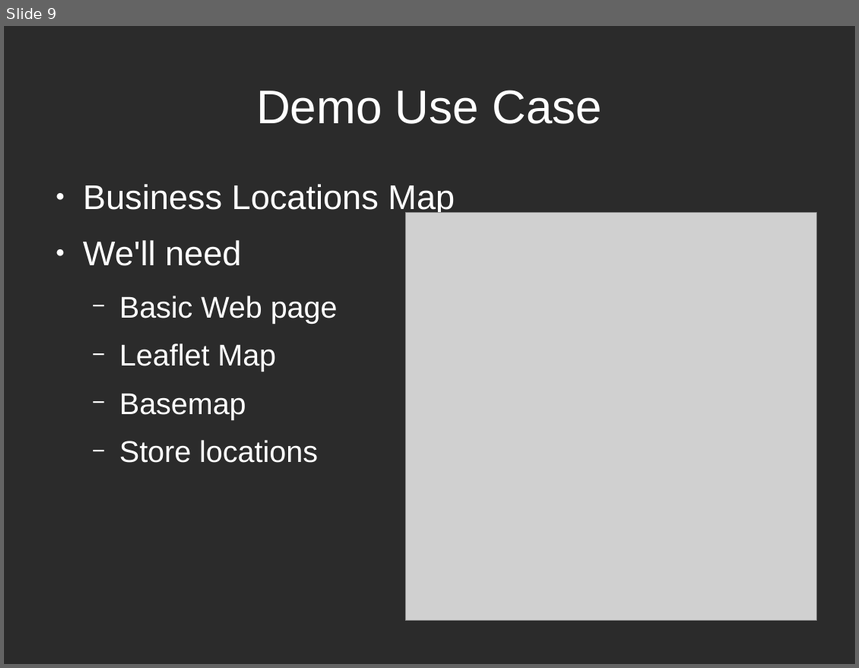
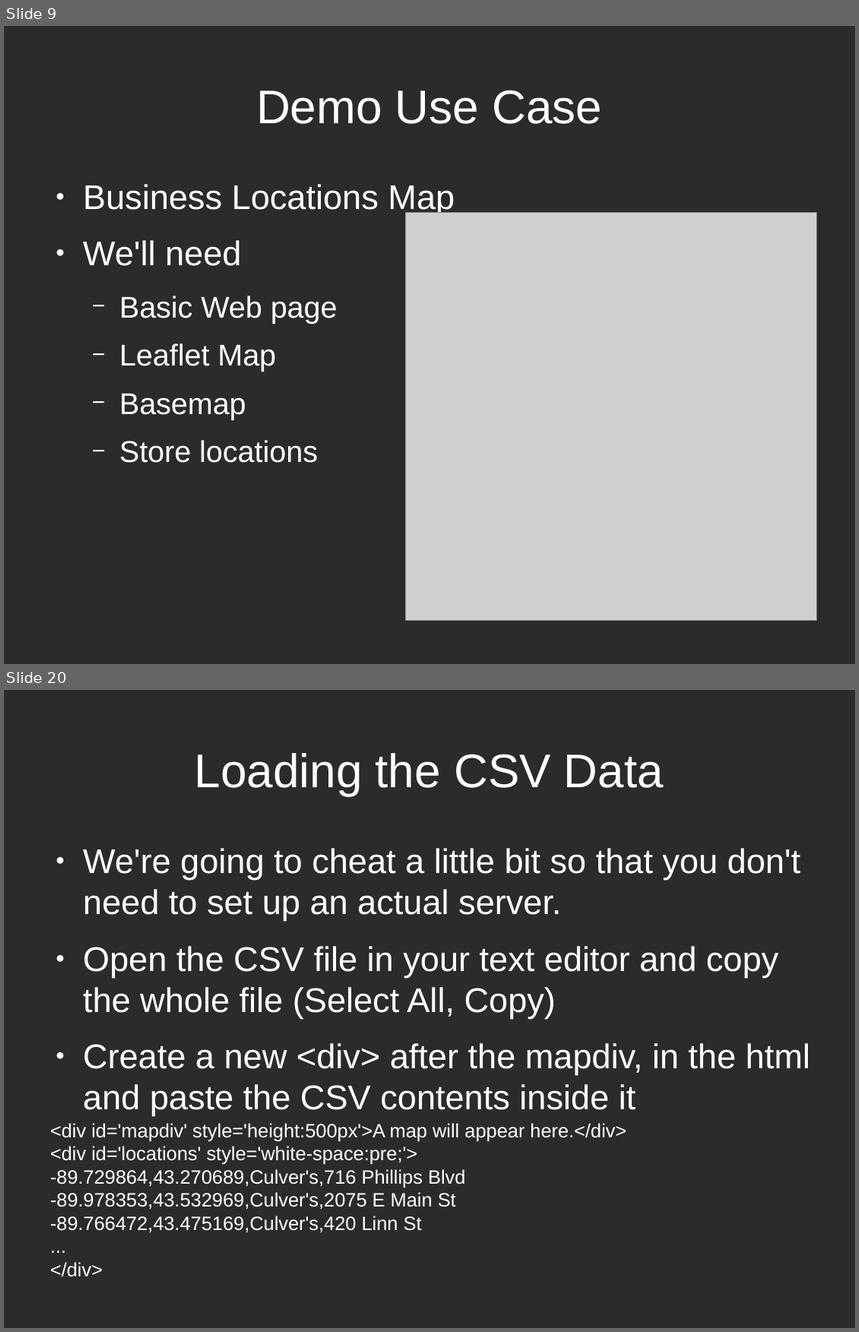
Before and after one commit to stuporglue/leaflet-crash-course, a slide deck: Presentation.odp. Shown one above the other, each under a label of ours: slide 9 before the commit, slides 9 and 20 after it; the slides between them are not shown. The pictures are 859x668 and 859x1332 pixels, drawn with LibreOffice and Linux fonts; fonts in the diff are those of the drawing; grey boxes stand for pictures; background and template pictures are left out; a plain dark background stands for a picture behind light text. Boxes give left, top, right and bottom in pixels: in the first picture for what was removed or moved away, otherwise in the second. Text is boxed around its words. In the diff, an @@ line names an element or a change of style, - is before the commit and + after.

```diff
--- a/Presentation.odp
+++ b/Presentation.odp
@@ slide 20 added at (4,690,855,1328), background picture (left out) @@
@@ title added at (195,753,664,796), 44 pt, text #FFFFFF @@
+Loading the CSV Data
@@ text added at (83,848,810,1116), 32 pt, text #FFFFFF @@
+● We're going to cheat a little bit so that you don't need to set up an actual server.
+● Open the CSV file in your text editor and copy the whole file (Select All, Copy)
+● Create a new <div> after the mapdiv, in the html and paste the CSV contents inside it
@@ text added at (50,1123,626,1277), 18 pt, text #FFFFFF @@
+<div id='mapdiv' style='height:500px'>A map will appear here.</div>
+<div id='locations' style='white-space:pre;'>
+-89.729864,43.270689,Culver's,716 Phillips Blvd
+-89.978353,43.532969,Culver's,2075 E Main St
+-89.766472,43.475169,Culver's,420 Linn St
+...
+</div>
```
Also in this commit, not shown: 2 slides changed, 21 other slides added, 1 slide removed.
